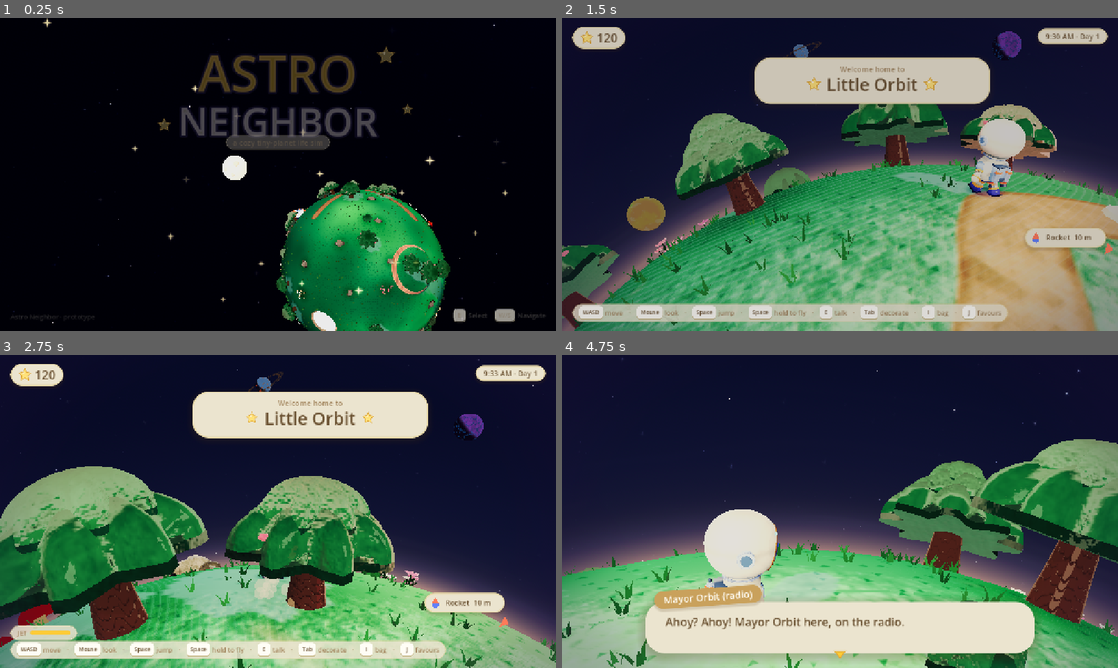
Above: before the commit, frames 1-4 (two rows, left to right).
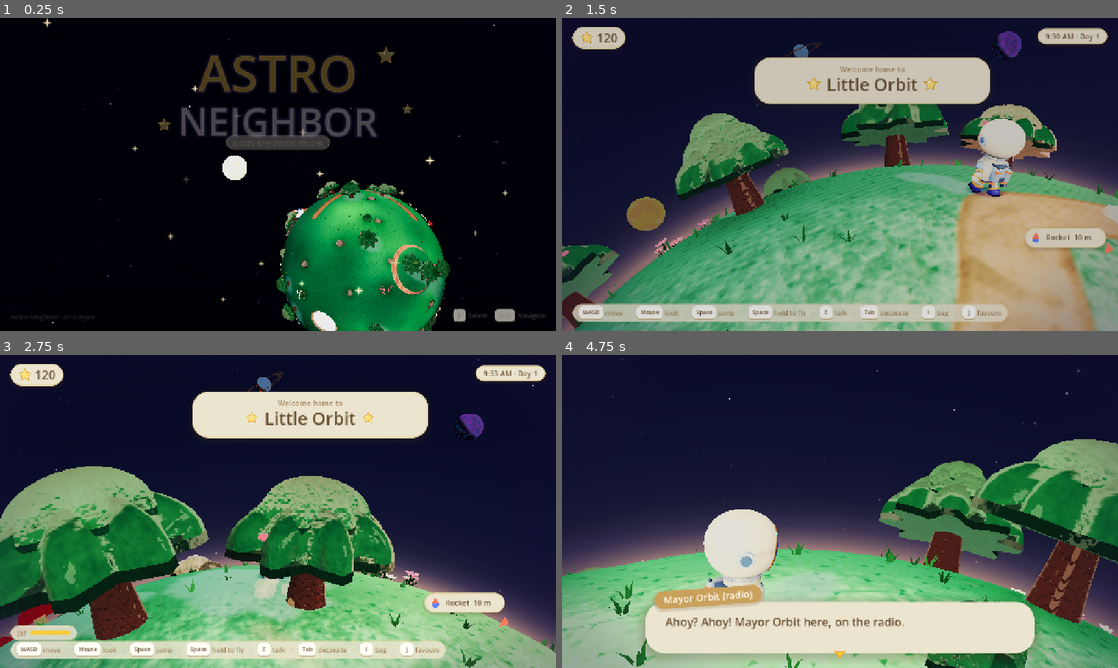
Above: after the commit, the same moments.

Repository: baglbot8/Astro-Neighbor
Game: Godot game, scene res://src/ui/title/title_screen.tscn
The game is run twice, just before and just after one commit, with the same random seed, the same clock (stepped at 60 frames per second) and the same inputs.
Inputs (mouse positions are in pixels of both pictures, inside the frame that each line leads up to):
- Up to frame 1 (0.25 s): no input
- Up to frame 2 (1.5 s): click "New Game" at 0.5 s; tap Enter (ui_accept) at 1.25 s; move the mouse to (867, 174) at 1.27 s; hold W (move_forward) from 1.28 s (still down); hold Shift (run) from 1.28 s (still down); click (867, 174) at 1.42 s
- Up to frame 3 (2.75 s): keep holding W (move_forward); tap Enter (ui_accept) at 1.52, 2.27 s; move the mouse to (250, 511) at 2.02 s; release Shift (run) at 2.03 s; tap Space (boost) at 2.1 s; tap Shift (run) at 2.3 s
- Up to frame 4 (4.75 s): move the mouse to (851, 505) at 2.77 s; hold Shift (run) 2.78-3.53 s; tap M (camera_down) at 2.85 s; move the mouse to (834, 517) at 3.52 s; tap H (camera_left) at 3.6 s; click (834, 517) at 3.67 s; tap Enter (ui_accept) at 3.77, 4.52 s; tap Shift (run) at 3.8 s; move the mouse to (1006, 558) at 4.27 s; release W (move_forward) at 4.28 s; hold A (move_left) from 4.28 s (still down); hold Shift (run) from 4.28 s (still down); tap L (camera_right) at 4.35 s

The runs differ from the first frame. In frame 1, 0.2% of the frame differs, in the area x 50-81%, y 54-100%; in frame 2, 2.2%; in frame 3, 2.3%, in the area x 4-100%, y 64-100%; in frame 4, 1.0%.

Commit message:
Third iPhone pass: cache, shadows, scatter budget, stuck-player watchdog
* Turned OFF the PWA service worker. It cached the whole game in the browser and
  iOS holds onto that hard, so rebuilds could be invisible - the likely reason
  three already-verified fixes were reported as still broken. The player opens a
  link rather than installing to the home screen, so the manifest was doing
  nothing for them anyway.
* Shadows HARD -> SOFT_LOW. Hard shadows have no filtering at all, so edges alias
  into dark lines and self-shadowing shows as dark patches. Quality 4 is still
  far too expensive on a phone; SOFT_LOW keeps a filtered edge cheaply.
* Mobile scatter budget: grass tufts to 35% (6000 -> ~2100 per planet) and tiny
  flowers no longer cast shadows, where every instance is drawn again into the
  shadow map. Trees, rocks and landmarks are untouched.
* Stuck-player watchdog in EventBus. RocketPad._freeze_player disables the
  player's physics for the landing cutscene; if that sequence is interrupted the
  astronaut can look but never walk. The pad's own watchdog runs in the pad's
  _process and the player cannot watch itself, because the freeze is what stops
  its _physics_process. This one lives in an autoload that always runs, and
  triggers only on physics being disabled - never on input_enabled alone, which
  dialogue legitimately clears. Verified: zero false fires over a full trip.

Measured while looking for the heat: steady state is 59.6 fps (16.8 ms/frame) on
this Mac, so the game is not frame-bound here. The startup cost is 3.1 s, of
which only 756 ms is game logic headless (planet build 300 ms cold, 240 ms warm)
- the rest is shader compilation. Mesh detail is NOT the cause: dropping the
planet from 81,920 to 20,480 triangles saved 0.2 s.

Co-Authored-By: Claude Opus 5 <noreply@anthropic.com>

Diff:
--- a/src/autoload/event_bus.gd
+++ b/src/autoload/event_bus.gd
@@ -80,6 +80,42 @@
 		reset_modals()
 
 ## Clears all modal state. Called automatically on every scene change.
+## STUCK-PLAYER WATCHDOG. `RocketPad._freeze_player` disables the player's physics AND process
+## for the landing cutscene, and `_thaw_player` puts them back. If anything interrupts that
+## sequence the astronaut can look around but never walk again, which strands the player on
+## the planet — reported twice from a real iPhone as "coming out of the spaceship on a new
+## planet doesn't let me move".
+##
+## The pad has its own watchdog, but it runs in the PAD's `_process`, so it cannot help if the
+## pad is gone or not processing. The player cannot watch itself either: the freeze is exactly
+## what stops its `_physics_process` running. So the last line of defence lives here, in an
+## autoload that always processes.
+##
+## Triggers ONLY on physics being disabled, never on `input_enabled` alone — dialogue clears
+## `input_enabled` for as long as the player reads, and that is legitimate.
+const STUCK_GRACE := 12.0
+var _stuck_timer := 0.0
+
+
+func _process(delta: float) -> void:
+	var p := get_tree().get_first_node_in_group("player") if get_tree() != null else null
+	if p == null or not is_instance_valid(p) or not p.is_inside_tree():
+		_stuck_timer = 0.0
+		return
+	if p.is_physics_processing() or get_tree().paused:
+		_stuck_timer = 0.0
+		return
+	_stuck_timer += delta
+	if _stuck_timer < STUCK_GRACE:
+		return
+	_stuck_timer = 0.0
+	push_warning("EventBus: player frozen for %.0f s with no cutscene running — restoring control." % STUCK_GRACE)
+	p.set_physics_process(true)
+	p.set_process(true)
+	p.set("input_enabled", true)
+	p.visible = true
+
+
 func reset_modals() -> void:
 	if _modal_count != 0:
 		push_warning("EventBus: clearing %d stale modal(s) on scene change: %s" % [_modal_count, str(_modal_names.keys())])
--- a/src/autoload/platform.gd
+++ b/src/autoload/platform.gd
@@ -55,10 +55,13 @@
 		# setting here on mobile hardware.
 		vp.msaa_3d = Viewport.MSAA_DISABLED
 		vp.screen_space_aa = Viewport.SCREEN_SPACE_AA_FXAA
-	# Soft shadows at filter quality 4 take many taps per pixel. Hard shadows keep the shape
-	# (which is what reads on a small screen) at a fraction of the cost.
-	RenderingServer.directional_soft_shadow_filter_set_quality(RenderingServer.SHADOW_QUALITY_HARD)
-	RenderingServer.positional_soft_shadow_filter_set_quality(RenderingServer.SHADOW_QUALITY_HARD)
+	# Filter quality 4 takes many taps per pixel and is far too expensive on a phone. But HARD is
+	# too far the other way: with no filtering at all the shadow edge aliases into hard dark lines
+	# and self-shadowing shows up as dark patches — reported from a real iPhone as 'shadows look
+	# too dark and leave notably dark places and lines'. SOFT_LOW keeps a filtered edge at a small
+	# fraction of quality 4's cost.
+	RenderingServer.directional_soft_shadow_filter_set_quality(RenderingServer.SHADOW_QUALITY_SOFT_LOW)
+	RenderingServer.positional_soft_shadow_filter_set_quality(RenderingServer.SHADOW_QUALITY_SOFT_LOW)
 	print("[Platform] low-power profile applied (no MSAA, hard shadows)")
 
 
--- a/src/planet/props/planet_props.gd
+++ b/src/planet/props/planet_props.gd
@@ -189,6 +189,21 @@
 	l.shadow_enabled = false
 	l.light_specular = 0.3
 	parent.add_child(l)
+
+## MOBILE / BROWSER PROP BUDGET. A phone draws every one of these instances and pays for the
+## planet-build that creates them, and the player reported the game running hot. Small
+## scatter (grass tufts, flower patches) is the one thing here that can be thinned without
+## changing the composition of a planet — the trees, rocks, houses and landmarks that make
+## a planet recognisable are NOT touched.
+func _scatter_scale() -> float:
+	return 0.35 if (Platform.is_compatibility_renderer() or Platform.is_mobile()) else 1.0
+
+
+## Tiny scatter does not need to cast a shadow on a phone: each instance is drawn again into
+## the shadow map, and a 12 cm flower contributes a shadow a few pixels across.
+func _scatter_shadow(want: bool) -> bool:
+	return want and not (Platform.is_compatibility_renderer() or Platform.is_mobile())
+
 
 ## One MultiMesh for many small foliage instances (flowers/tufts) tinted via custom data.
 func _multimesh(mesh: ArrayMesh, xfs: Array[Transform3D], tints: PackedColorArray, material: Material, shadow: bool) -> MultiMeshInstance3D:
@@ -339,12 +354,13 @@
 			tints.append(_vary(col_a if rng.randf() < 0.6 else col_b, 0.06))
 	if xfs.is_empty():
 		return
-	_multimesh(mesh, xfs, tints, PlanetPropMeshes.foliage_material(0.02, 0.35, true, 2.0), true)
+	_multimesh(mesh, xfs, tints, PlanetPropMeshes.foliage_material(0.02, 0.35, true, 2.0), _scatter_shadow(true))
 
 ## Thousands of tiny swaying tufts on grass only (not sand, water, paths, tiles, or inside props).
 func _grass_tufts(color: Color, density_m2: float) -> void:
 	var area := 4.0 * PI * planet.radius * planet.radius
-	var target := mini(int(area / density_m2), 6000)
+	# 6000 tufts per planet is a desktop number. See _scatter_scale().
+	var target := int(mini(int(area / density_m2), 6000) * _scatter_scale())
 	var xfs0: Array[Transform3D] = []
 	var xfs1: Array[Transform3D] = []
 	var tints0 := PackedColorArray()
@@ -699,7 +715,7 @@
 	_spawn_blocking(bunting_mesh, [prop_mat], pd, 1.0, 1.9, 0.1, 2.7, 0.05, false, 0.0, (data.pad_dir.normalized() - pd).normalized(), null, "Bunting")
 
 	if not flower_xfs.is_empty():
-		_multimesh(PlanetPropMeshes.flower(Color("#3d7f38"), Color("#e0b34f"), 0), flower_xfs, flower_tints, PlanetPropMeshes.foliage_material(0.02, 0.35, true, 2.0), true)
+		_multimesh(PlanetPropMeshes.flower(Color("#3d7f38"), Color("#e0b34f"), 0), flower_xfs, flower_tints, PlanetPropMeshes.foliage_material(0.02, 0.35, true, 2.0), _scatter_shadow(true))
 
 	# Lawn life outside the paved areas.
 	var trees := _n(data.tree_count, 4)
